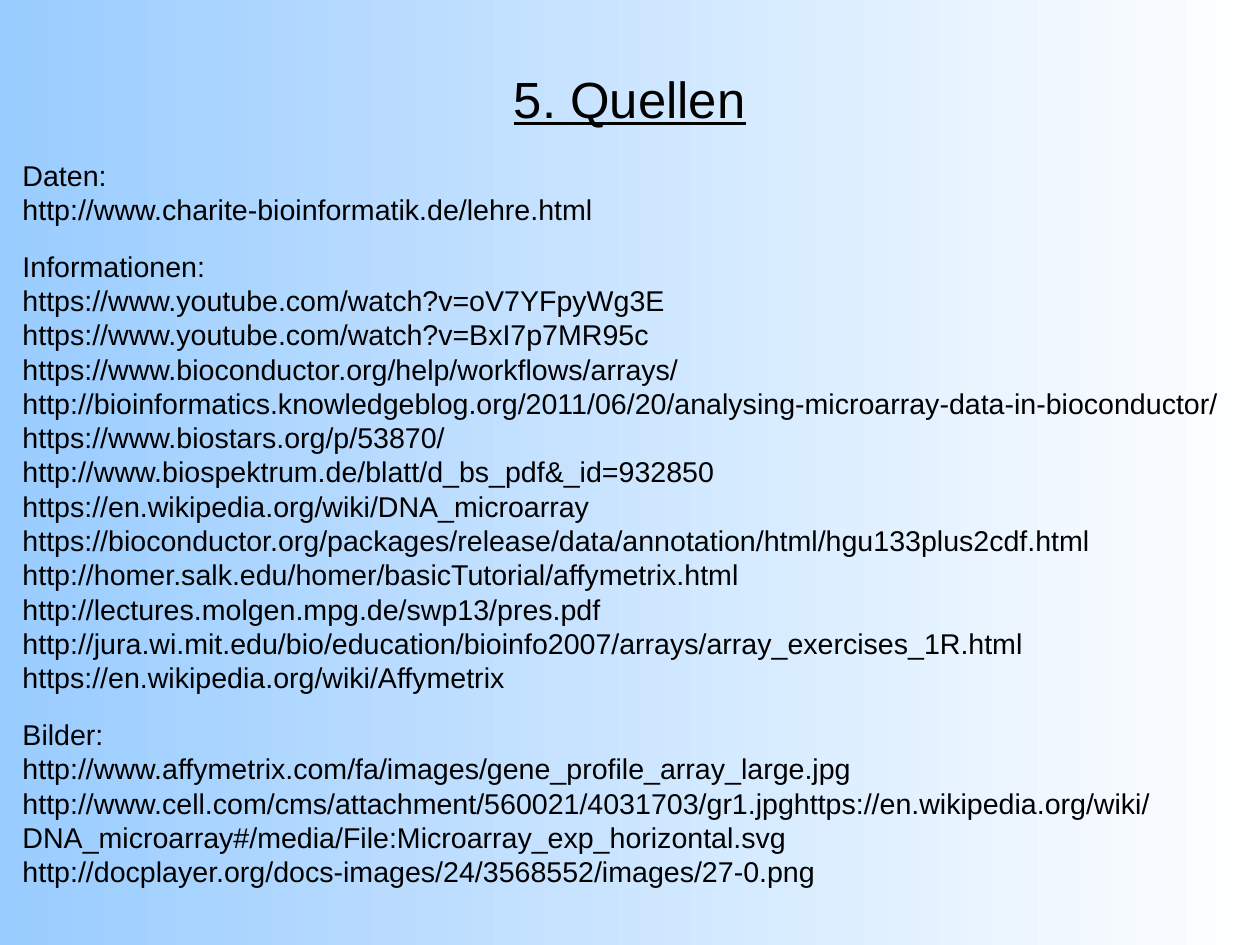
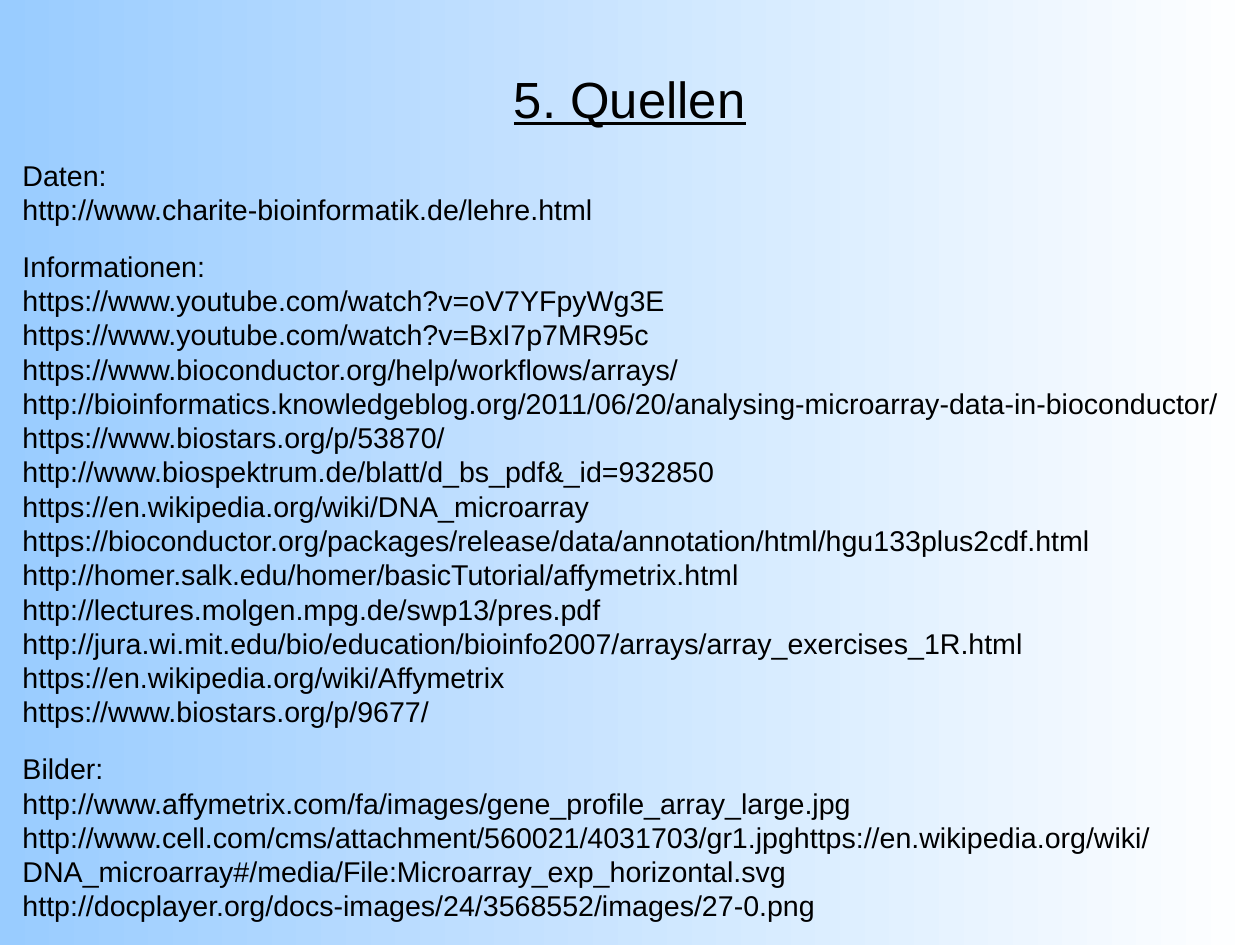
Before and after one commit to emmkey/GenEx, a slide deck: slide 15 of W1 Praesentation.odp (slide 17 before the commit). Drawn at 1260x945 pixels with LibreOffice and Linux fonts; fonts in the diff are those of the drawing. Boxes give left, top, right and bottom in pixels: in the first picture for what was removed or moved away, otherwise in the second. Text is boxed around its words. In the diff, an @@ line names an element or a change of style, - is before the commit and + after.

```diff
--- a/W1 Praesentation.odp
+++ b/W1 Praesentation.odp
@@ text at [22,256,1217,728]: text changed @@
-Informationen:
-https://www.youtube.com/watch?v=oV7YFpyWg3E
-https://www.youtube.com/watch?v=BxI7p7MR95c
-https://www.bioconductor.org/help/workflows/arrays/
-http://bioinformatics.knowledgeblog.org/2011/06/20/analysing-microarray-data-in-bioconductor/
-https://www.biostars.org/p/53870/
-http://www.biospektrum.de/blatt/d_bs_pdf&_id=932850
-https://en.wikipedia.org/wiki/DNA_microarray
-https://bioconductor.org/packages/release/data/annotation/html/hgu133plus2cdf.html
-http://homer.salk.edu/homer/basicTutorial/affymetrix.html
-http://lectures.molgen.mpg.de/swp13/pres.pdf
-http://jura.wi.mit.edu/bio/education/bioinfo2007/arrays/array_exercises_1R.html
-https://en.wikipedia.org/wiki/Affymetrix
+Informationen:
+https://www.youtube.com/watch?v=oV7YFpyWg3E
+https://www.youtube.com/watch?v=BxI7p7MR95c
+https://www.bioconductor.org/help/workflows/arrays/
+http://bioinformatics.knowledgeblog.org/2011/06/20/analysing-microarray-data-in-bioconductor/
+https://www.biostars.org/p/53870/
+http://www.biospektrum.de/blatt/d_bs_pdf&_id=932850
+https://en.wikipedia.org/wiki/DNA_microarray
+https://bioconductor.org/packages/release/data/annotation/html/hgu133plus2cdf.html
+http://homer.salk.edu/homer/basicTutorial/affymetrix.html
+http://lectures.molgen.mpg.de/swp13/pres.pdf
+http://jura.wi.mit.edu/bio/education/bioinfo2007/arrays/array_exercises_1R.html
+https://en.wikipedia.org/wiki/Affymetrix
+https://www.biostars.org/p/9677/
```
Also in this commit, not shown: 6 other slides changed, 2 slides removed.
